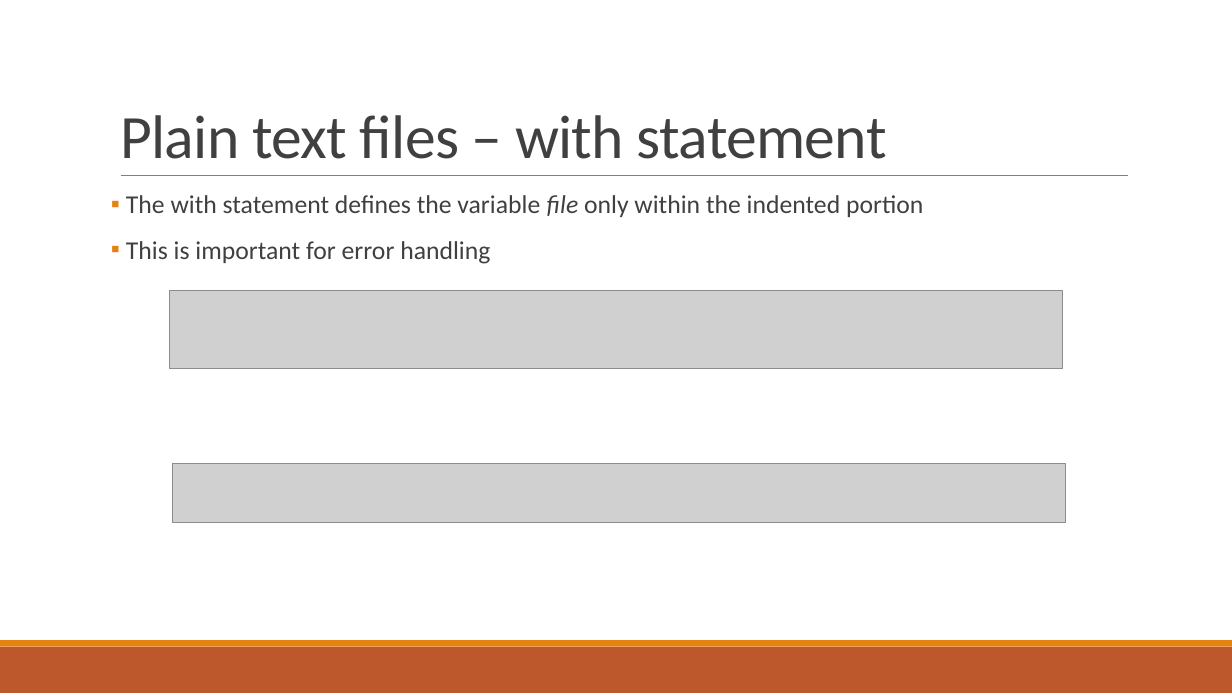
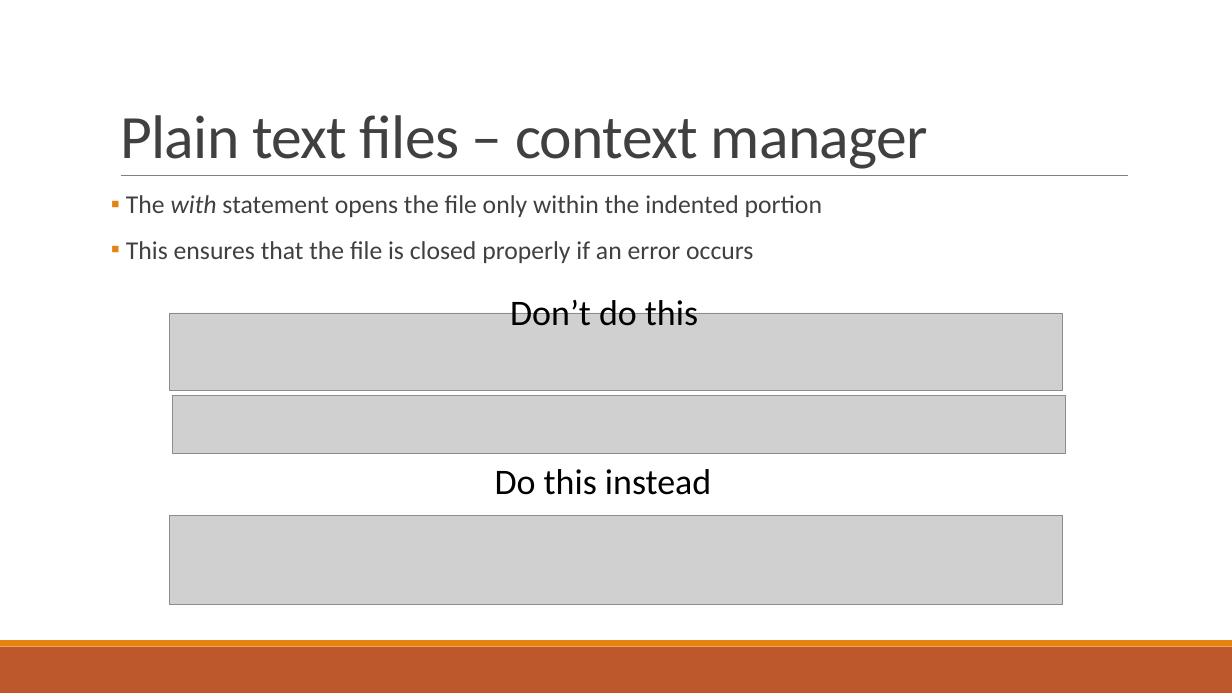
Before and after one commit to loganfoote/sagi, a slide deck: slide 7 of lessons/instrument_control/lesson7/file_io.pptx. Drawn at 1232x693 pixels with LibreOffice and Linux fonts; fonts in the diff are those of the drawing; grey boxes stand for pictures. Boxes give left, top, right and bottom in pixels: in the first picture for what was removed or moved away, otherwise in the second. Text is boxed around its words. In the diff, an @@ line names an element or a change of style, - is before the commit and + after.

```diff
--- a/lessons/instrument_control/lesson7/file_io.pptx
+++ b/lessons/instrument_control/lesson7/file_io.pptx
@@ title at (120,115,928,169): text changed @@
-Plain text files – with statement
+Plain text files – context manager
@@ text at (126,195,822,263): text changed @@
-▪ The with statement defines the variable file only within the indented portion
-▪ This is important for error handling
+▪ The with statement opens the file only within the indented portion
+▪ This ensures that the file is closed properly if an error occurs
@@ text added at (510,296,698,326), 28 pt, text #000000 @@
+Don’t do this
@@ picture: place and size @@
-picture at (169,291,1062,369)
+picture at (169,313,1062,391)
@@ picture: place and size @@
-picture at (173,464,1066,522)
+picture at (173,396,1066,454)
@@ text added at (495,469,711,495), 28 pt, text #000000 @@
+Do this instead
@@ picture added at (169,515,1062,604) @@
```
Also in this commit, not shown: 2 other slides changed, 1 other file.
